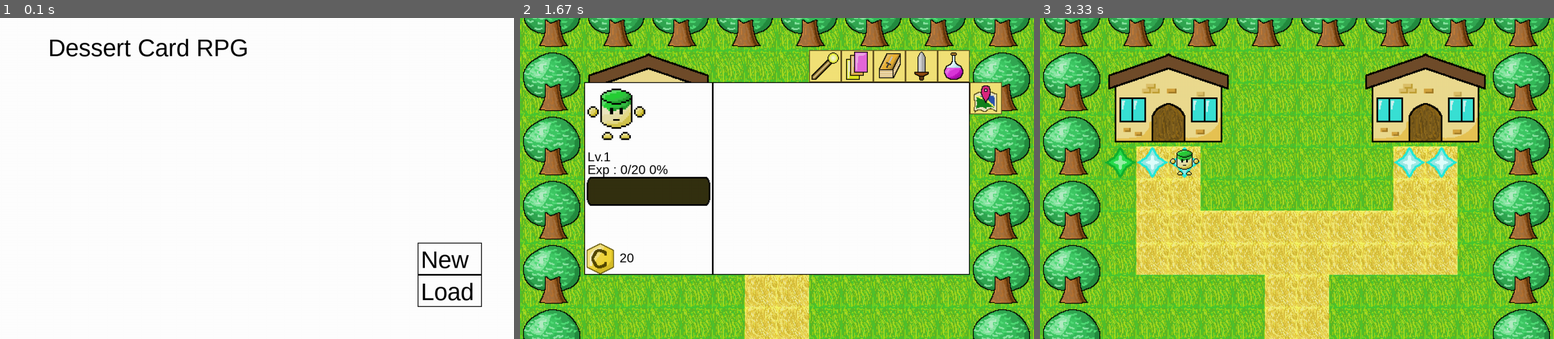
Above: before the commit, frames 1-3 (left to right).
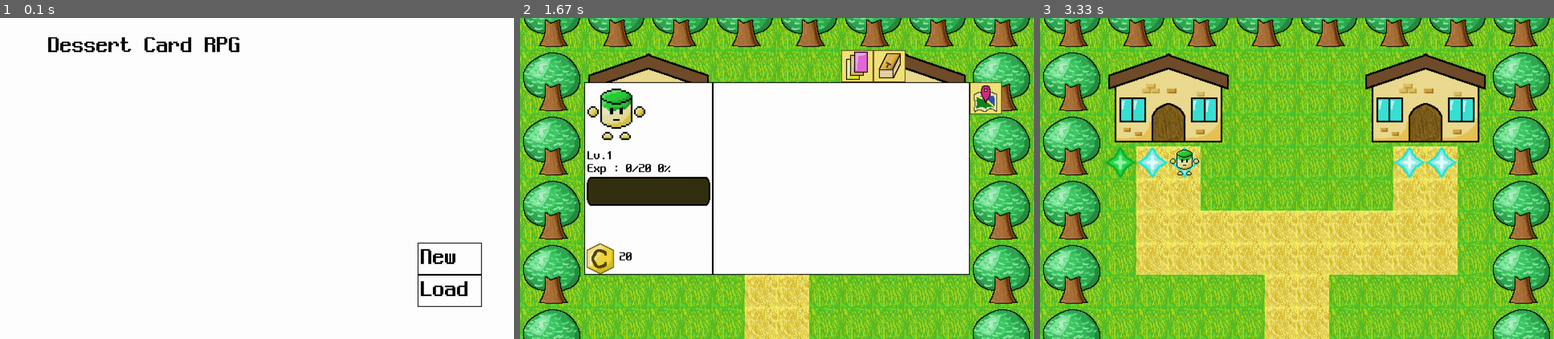
Above: after the commit, the same moments.

Repository: pupungeggang2/myfirstpygamecard
Game: pygame game, started from Script/main.py
Two runs of this game, one before a commit and one after it. Both use one fixed random seed, a clock stepped at 60 frames per second and the inputs below.
Inputs (mouse positions are in pixels of both pictures, inside the frame that each line leads up to):
- Up to frame 1 (0.1 s): no input
- Up to frame 2 (1.67 s): click "New" at 0.38 s; tap I at 0.67 s; press the mouse at (859, 66) at 1.03 s; move the mouse to (766, 152) at 1.13 s; release the mouse at (679, 239) at 1.27 s
- Up to frame 3 (3.33 s): tap I at 2.33, 2.67, 3 s

The runs differ from the first frame. In frame 1, 1.8% of the frame differs, in the area x 9-92%, y 5-89%; in frame 2, 2.2%, in the area x 13-88%, y 9-77%; in frame 3, nothing differs.

Commit message:
0.1.2-Minor UI Changes

Diff:
--- a/Script/UI.py
+++ b/Script/UI.py
@@ -66,6 +66,7 @@
         rect = [160, 160, 960, 480]
         card = [[240, 280, 160, 240], [480, 280, 160, 240], [720, 280, 160, 240]]
         start_button = [560, 520, 160, 80]
+        start_text = [568, 544]
 
     class Field():
         cell_list = [[160, 240, 160, 160], [480, 80, 160, 160], [480, 240, 160, 160], [480, 400, 160, 160], [320, 80, 1 …(205 unchanged characters)…
@@ -77,6 +78,7 @@
         exp_text = [168, 168]
         gold_text = [168, 200]
         button = [560, 520, 160, 80]
+        continue_text = [568, 544]
 
     card_size_s = [160, 160]
     player_hand = [[160, 640], [240, 640], [320, 640], [400, 640], [480, 640], [560, 640], [640, 640], [720, 640]]
--- a/Script/design.py
+++ b/Script/design.py
@@ -3,14 +3,14 @@
 pygame.font.init()
 
 class Font():
-    title = pygame.font.SysFont('Arial', 60)
-    place = pygame.font.SysFont('Arial', 32)
-    normal_text_large = pygame.font.SysFont('Arial', 32)
-    normal_text_small = pygame.font.SysFont('Arial', 24)
-    card_energy = pygame.font.SysFont('Arial', 28)
-    card_name = pygame.font.SysFont('Arial', 16)
-    card_description = pygame.font.SysFont('Arial', 14)
-    card_stat = pygame.font.SysFont('Arial', 24)
+    title = pygame.font.Font('../Font/neodgm.ttf', 60)
+    place = pygame.font.Font('../Font/neodgm.ttf', 32)
+    normal_text_large = pygame.font.Font('../Font/neodgm.ttf', 32)
+    normal_text_small = pygame.font.Font('../Font/neodgm.ttf', 24)
+    card_energy = pygame.font.Font('../Font/neodgm.ttf', 28)
+    card_name = pygame.font.Font('../Font/neodgm.ttf', 16)
+    card_description = pygame.font.Font('../Font/neodgm.ttf', 14)
+    card_stat = pygame.font.Font('../Font/neodgm.ttf', 24)
 
 class Color():
     black = (0, 0, 0)
--- a/Script/displayfunction.py
+++ b/Script/displayfunction.py
@@ -114,11 +114,11 @@
     pygame.draw.rect(var.screen, design.Color.white, UI.Field.Inventory.player_info)
     pygame.draw.rect(var.screen, design.Color.black, UI.Field.Inventory.player_info, 2)
 
-    var.screen.blit(img.inventory_tab['skill'], UI.Field.Inventory.skill_tab)
+    #var.screen.blit(img.inventory_tab['skill'], UI.Field.Inventory.skill_tab)
     var.screen.blit(img.inventory_tab['card'], UI.Field.Inventory.card_tab)
     var.screen.blit(img.inventory_tab['deck'], UI.Field.Inventory.deck_tab)
-    var.screen.blit(img.inventory_tab['equip'], UI.Field.Inventory.equip_tab)
-    var.screen.blit(img.inventory_tab['item'], UI.Field.Inventory.item_tab)
+    #var.screen.blit(img.inventory_tab['equip'], UI.Field.Inventory.equip_tab)
+    #var.screen.blit(img.inventory_tab['item'], UI.Field.Inventory.item_tab)
     var.screen.blit(img.inventory_tab['map'], UI.Field.Inventory.map_tab)
 
     pygame.draw.rect(var.screen, design.Color.white, UI.Field.Inventory.content)
@@ -247,6 +247,7 @@
 
     pygame.draw.rect(var.screen, design.Color.yellow, UI.Battle.Start.start_button)
     pygame.draw.rect(var.screen, design.Color.black, UI.Battle.Start.start_button, 2)
+    var.screen.blit(design.Font.normal_text_large.render('OK', False, design.Color.black), UI.Battle.Start.start_text)
 
 def battle_result_display():
     pygame.draw.rect(var.screen, design.Color.white, UI.Battle.Result.rect)
@@ -257,6 +258,7 @@
 
     pygame.draw.rect(var.screen, design.Color.yellow, UI.Battle.Result.button)
     pygame.draw.rect(var.screen, design.Color.black, UI.Battle.Result.button, 2)
+    var.screen.blit(design.Font.normal_text_large.render('Continue', True, design.Color.black), UI.Battle.Result.continue_text)
 
 def battle_field_display():
     for i in range(14):
Binary file added: Font/neodgm.ttf
Not shown, added: Font/FontLicense.md
